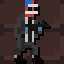
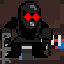
Before/after of a 64×64 layered artwork. What changed in the layer stack:
added layer "Camada" above "Camada colada" over (22, 12, 41, 22)
added layer "Camada colada" above "Camada colada #1" over (0, 1, 55, 64)
added layer "Camada colada #1" above "Novo Projeto.png copy" over (1, 35, 64, 60)
hid "Novo Projeto.png copy" over (14, 0, 51, 64)
